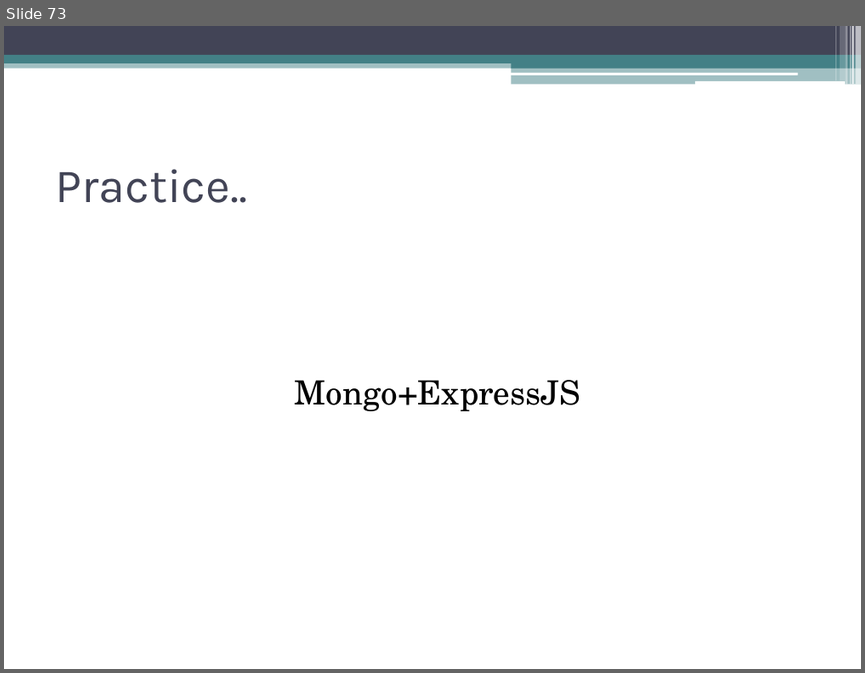
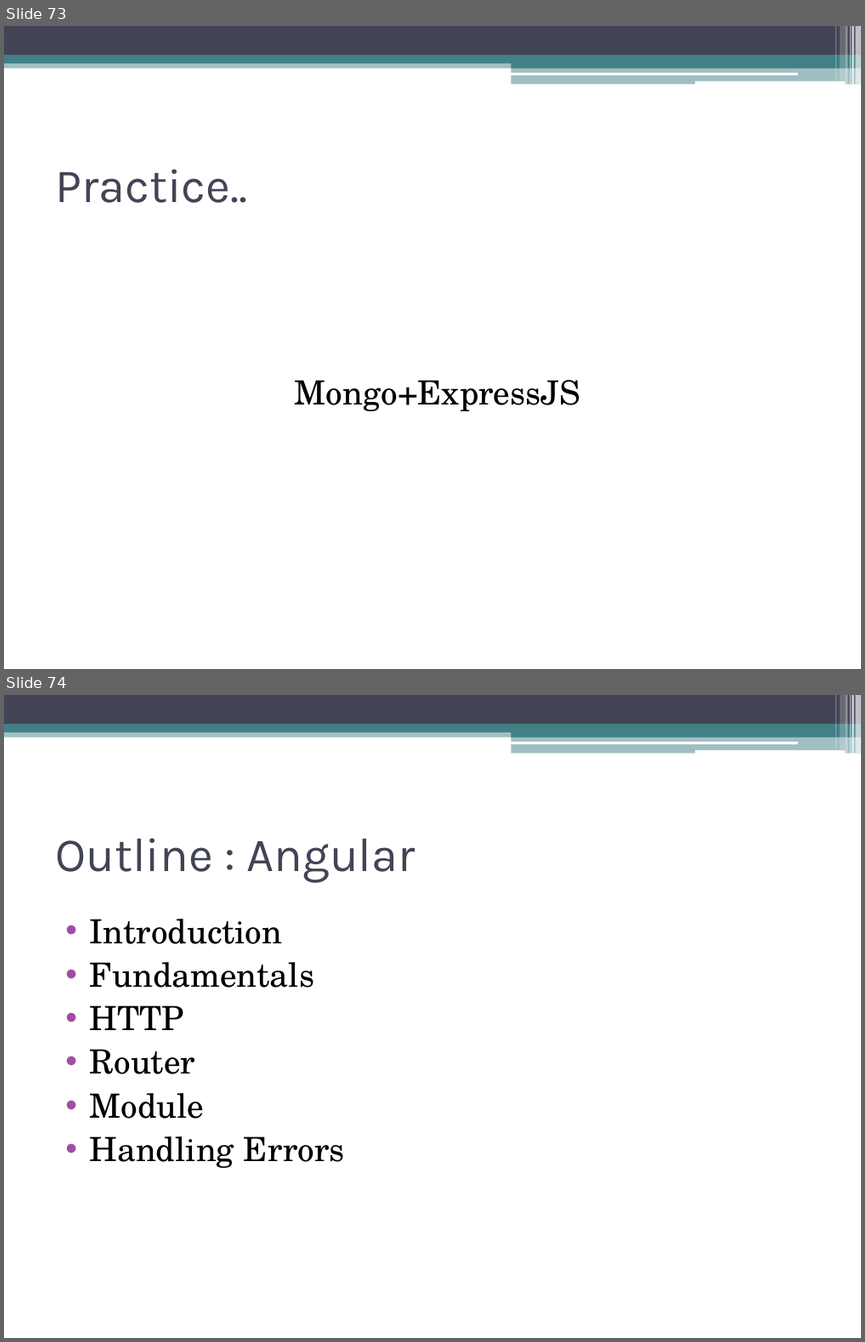
Before and after one commit to akjkhatri/mean_stack, a slide deck: MEAN Stack Workshop.pptx. Shown one above the other, each under a label of ours: slide 73 before the commit, slides 73 and 74 after it. The pictures are 865x673 and 865x1342 pixels, drawn with LibreOffice and Linux fonts; fonts in the diff are those of the drawing. Boxes give left, top, right and bottom in pixels: in the first picture for what was removed or moved away, otherwise in the second. Text is boxed around its words. In the diff, an @@ line names an element or a change of style, - is before the commit and + after.

Commit message:
updated with angular

```diff
--- a/MEAN Stack Workshop.pptx
+++ b/MEAN Stack Workshop.pptx
@@ slide 74 added at (x1=4, y1=695, x2=861, y2=1338), background #FFFFFF; not listed: 13 template elements that a slide beside it also shows @@
@@ title added at (x1=55, y1=838, x2=415, y2=882), 40 pt, text #424456 @@
+Outline : Angular
@@ text added at (x1=90, y1=919, x2=345, y2=1168), 28 pt, text #000000 @@
+• Introduction
+• Fundamentals
+• HTTP
+• Router
+• Module
+• Handling Errors
```
Also in this commit, not shown: 29 other slides added.
